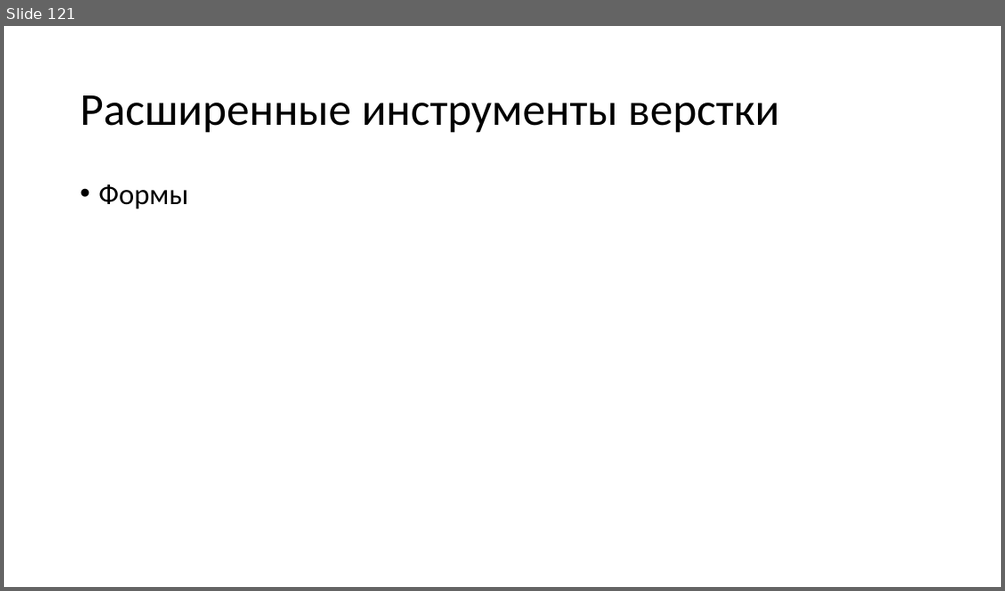
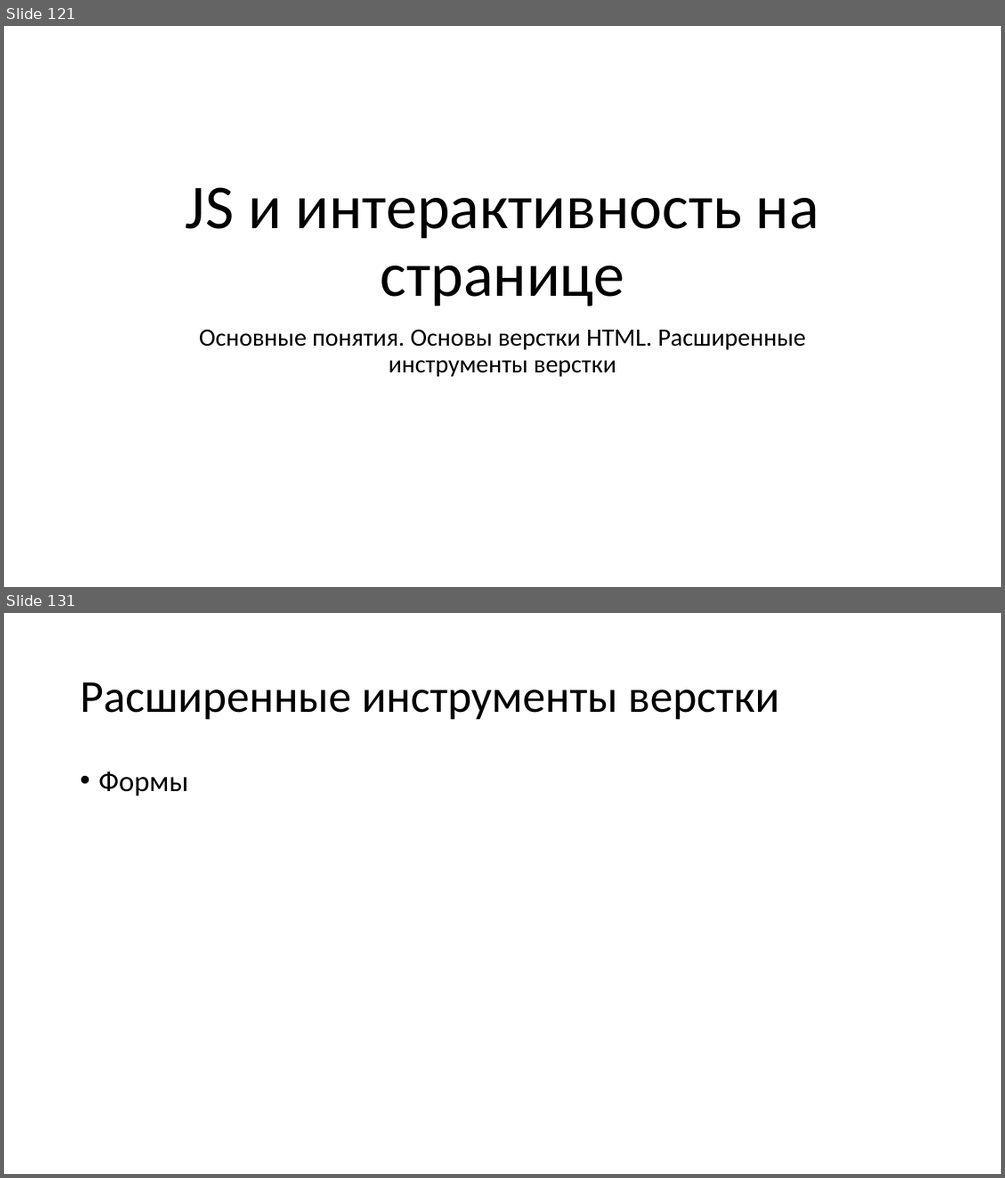
Before and after one commit to heymynameis/web-development, a slide deck: Лекции web.pptx. Shown one above the other, each under a label of ours: slide 121 before the commit, slides 121 and 131 after it; the slides between them are not shown. The pictures are 1005x591 and 1005x1178 pixels, drawn with LibreOffice and Linux fonts; fonts in the diff are those of the drawing. Boxes give left, top, right and bottom in pixels: in the first picture for what was removed or moved away, otherwise in the second. Text is boxed around its words. In the diff, an @@ line names an element or a change of style, - is before the commit and + after.

```diff
--- a/Лекции web.pptx
+++ b/Лекции web.pptx
@@ slide 121 added at [4, 26, 1001, 587], background #FFFFFF @@
@@ title added at [186, 187, 819, 306], 60 pt, text #000000 @@
+JS и интерактивность на странице
@@ subtitle added at [199, 329, 806, 377], 24 pt, text #000000 @@
+Основные понятия. Основы верстки HTML. Расширенные инструменты верстки
@@ what was slide 121 is now slide 131 @@
```
Also in this commit, not shown: 9 other slides added, 1 other file.
